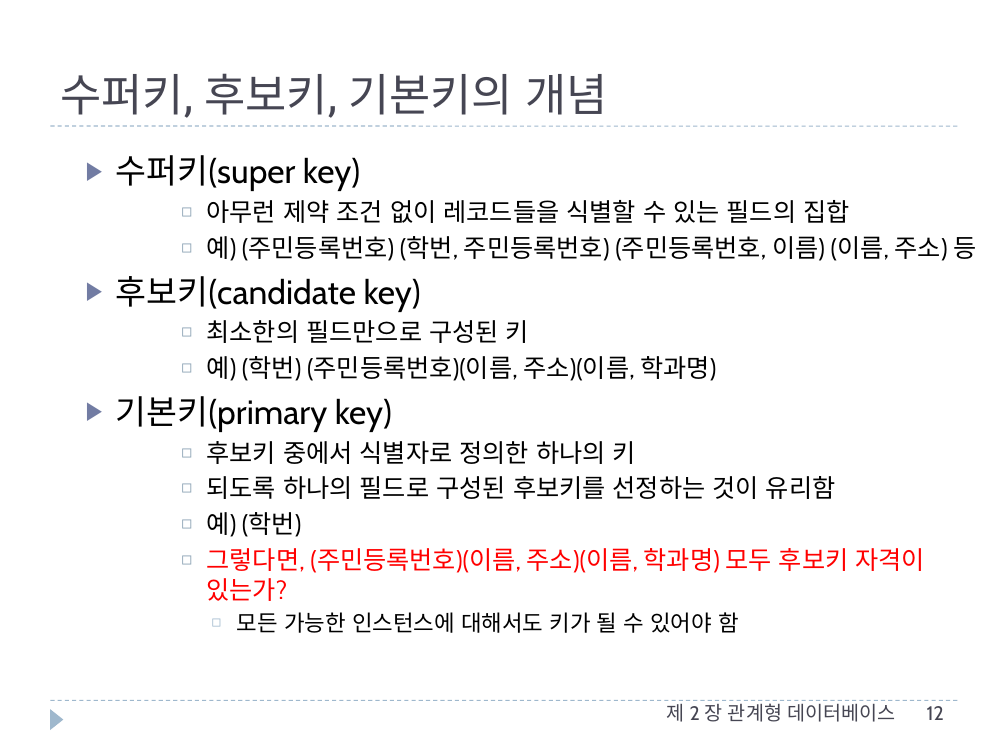
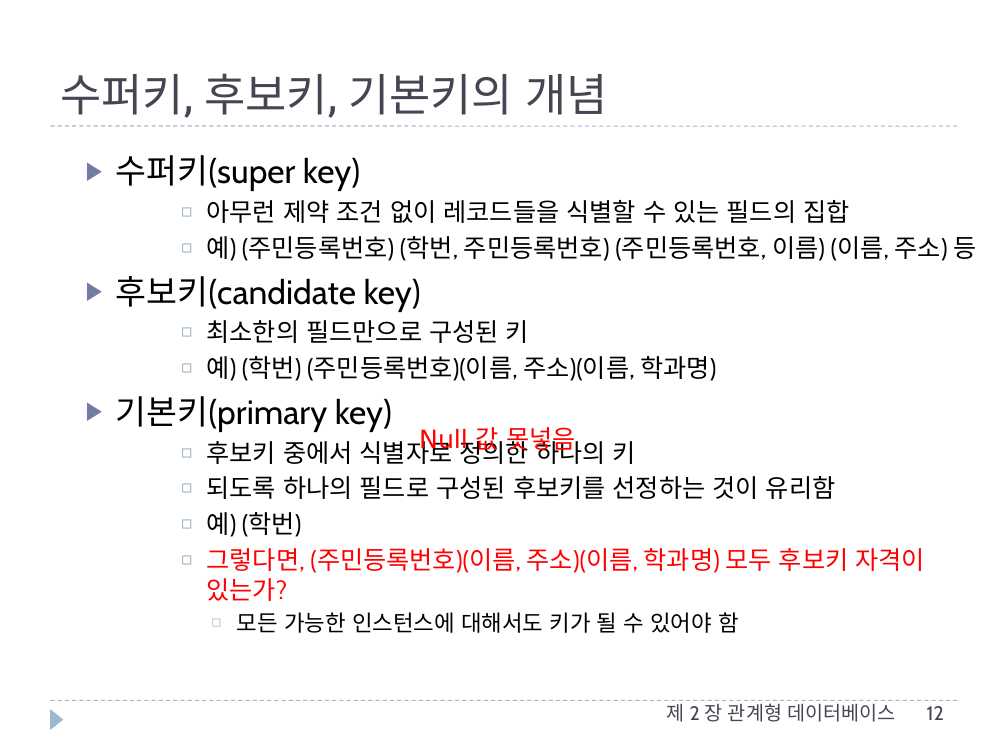
Before and after one commit to rkdntm1/JavaStudy_Kosmo, a slide deck: slide 12 of 강의자료(ppt)/DB/제02장 관계형 데이터베이스.pptx. Drawn at 1008x756 pixels with LibreOffice and Linux fonts; fonts in the diff are those of the drawing. Boxes give left, top, right and bottom in pixels: in the first picture for what was removed or moved away, otherwise in the second. Text is boxed around its words. In the diff, an @@ line names an element or a change of style, - is before the commit and + after.

```diff
--- a/강의자료(ppt)/DB/제02장 관계형 데이터베이스.pptx
+++ b/강의자료(ppt)/DB/제02장 관계형 데이터베이스.pptx
@@ text added at (419, 427, 576, 455), 18 pt, text #FF0000 @@
+Null 값 못넣음
```
Also in this commit, not shown: 15 other slides changed, 1 other file.
